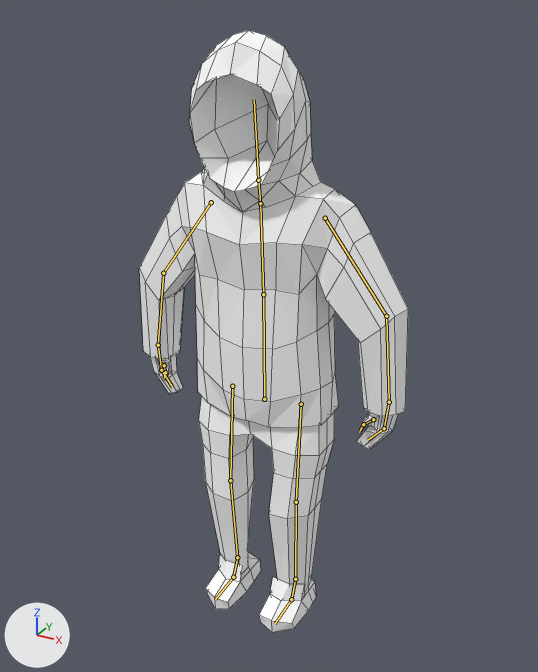
The Blender file Resources/77613_Simple_Character__rigged_/Shadowmanv5_again.blend as it was, and as the next commit left it.
Rendered twice from a camera (50 mm lens) standing at (6.46, -11.32, 12.11) and looking at (0.1, 0.25, 6.33). The lights are fixed; the arrows at lower left show +X, +Y and +Z. The bones that bend it are drawn over the model as lines. Mesh edges are drawn as thin lines.
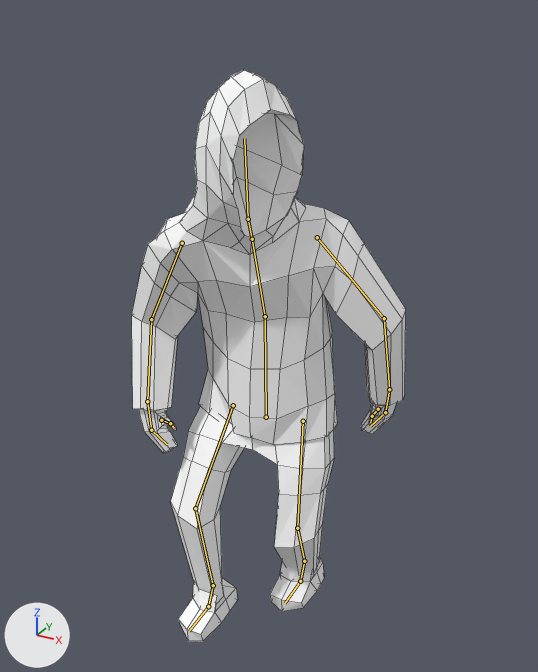
The newer file adds an action. The first version stands in its rest pose; the second is drawn at frame 13 of the action 'Rest'.

Location of each change, [x1, y1, x2, y2] in pixels of the pictures (538 x 672 px):
```json
{"object": "Cube.000", "change": "posed", "before": [139, 30, 408, 632], "after": [132, 70, 406, 642]}
{"bone": "Stomach", "before": "(264, 399) to (263, 294)", "after": "(266, 417) to (265, 316)"}
{"bone": "Chest", "before": "(263, 294) to (260, 203)", "after": "(265, 316) to (252, 239)"}
{"bone": "Upper arm.l", "before": "(325, 218) to (386, 316)", "after": "(317, 237) to (384, 318)"}
{"bone": "Lower arm.l", "before": "(386, 316) to (389, 402)", "after": "(384, 318) to (389, 389)"}
{"bone": "Head", "before": "(258, 180) to (254, 99)", "after": "(248, 219) to (244, 138)"}
{"bone": "Upper arm.r", "before": "(211, 202) to (163, 273)", "after": "(182, 243) to (151, 319)"}
{"bone": "Lower arm.r", "before": "(163, 273) to (158, 345)", "after": "(151, 319) to (147, 401)"}
```

Edits to the scene script, one JSON object a line:
```json
{"block": "bone_stomach", "where": "bone_stomach = bpy.data.objects['skelet'].pose.bones['Stomach']"}
{"op": "set", "path": "bone_stomach.location", "old": "(0.0, 0.0, 0.0)", "new": "(0.05, -0.51, 0.14)"}
{"op": "set", "path": "bone_stomach.rotation_quaternion", "old": "(1.0, 0.0, 0.0, 0.0)", "new": "(0.999, 0.0, 0.044, 0.001)", "note": "degrees (0, 0, 0) -> degrees (0, 5, 0)"}
{"block": "bone_chest", "where": "bone_chest = bpy.data.objects['skelet'].pose.bones['Chest']  # child of 'Stomach'"}
{"op": "set", "path": "bone_chest.rotation_quaternion", "old": "(1.0, 0.0, 0.0, 0.0)", "new": "(0.987, -0.122, 0.103, -0.018)", "note": "degrees (0, 0, 0) -> degrees (-14, 11, -4)"}
{"block": "bone_upper_arm_l", "where": "bone_upper_arm_l = bpy.data.objects['skelet'].pose.bones['Upper arm.l']  # child of 'Chest'"}
{"op": "set", "path": "bone_upper_arm_l.location", "old": "(0.0, 0.0, 0.0)", "new": "(-0.09, -0.01, 0.22)"}
{"op": "set", "path": "bone_upper_arm_l.rotation_quaternion", "old": "(1.0, 0.0, 0.0, 0.0)", "new": "(0.991, -0.051, -0.124, 0.026)", "note": "degrees (0, 0, 0) -> degrees (-6, -14, 4)"}
{"block": "bone_lower_arm_l", "where": "bone_lower_arm_l = bpy.data.objects['skelet'].pose.bones['Lower arm.l']  # child of 'Upper arm.l'"}
{"op": "set", "path": "bone_lower_arm_l.rotation_quaternion", "old": "(1.0, 0.0, 0.0, 0.0)", "new": "(0.996, 0.086, -0.02, 0.006)", "note": "degrees (0, 0, 0) -> degrees (10, -2, 0)"}
{"block": "bone_head", "where": "bone_head = bpy.data.objects['skelet'].pose.bones['Head']  # child of 'Neck'"}
{"op": "set", "path": "bone_head.rotation_quaternion", "old": "(1.0, 0.0, 0.0, 0.0)", "new": "(0.83, 0.145, 0.526, 0.114)", "note": "degrees (0, 0, 0) -> degrees (42, 57, 39)"}
{"block": "bone_upper_arm_r", "where": "bone_upper_arm_r = bpy.data.objects['skelet'].pose.bones['Upper arm.r']  # child of 'Chest'"}
{"op": "set", "path": "bone_upper_arm_r.location", "old": "(0.0, 0.0, 0.0)", "new": "(-0.18, -0.02, -0.25)"}
{"op": "set", "path": "bone_upper_arm_r.rotation_quaternion", "old": "(1.0, 0.0, 0.0, 0.0)", "new": "(0.965, -0.014, -0.255, -0.067)", "note": "degrees (0, 0, 0) -> degrees (1, -30, -8)"}
{"block": "bone_lower_arm_r", "where": "bone_lower_arm_r = bpy.data.objects['skelet'].pose.bones['Lower arm.r']  # child of 'Upper arm.r'"}
{"op": "set", "path": "bone_lower_arm_r.rotation_quaternion", "old": "(1.0, 0.0, 0.0, 0.0)", "new": "(0.89, -0.368, -0.126, 0.24)", "note": "degrees (0, 0, 0) -> degrees (-46, -3, 31)"}
{"block": "bone_leg_control_l", "where": "bone_leg_control_l = bpy.data.objects['skelet'].pose.bones['leg control.l']"}
{"op": "set", "path": "bone_leg_control_l.location", "old": "(0.0, 0.0, 0.0)", "new": "(-0.12, -0.7, 0.07)"}
{"block": "bone_leg_pole_target_l", "where": "bone_leg_pole_target_l = bpy.data.objects['skelet'].pose.bones['Leg pole target.l']"}
{"op": "set", "path": "bone_leg_pole_target_l.location", "old": "(0.0, 0.0, 0.0)", "new": "(-0.26, -0.12, -0.02)"}
{"block": "bone_leg_control_r", "where": "bone_leg_control_r = bpy.data.objects['skelet'].pose.bones['leg control.r']"}
{"op": "set", "path": "bone_leg_control_r.location", "old": "(0.0, 0.0, 0.0)", "new": "(0.0, 1.05, 0.0)"}
```
